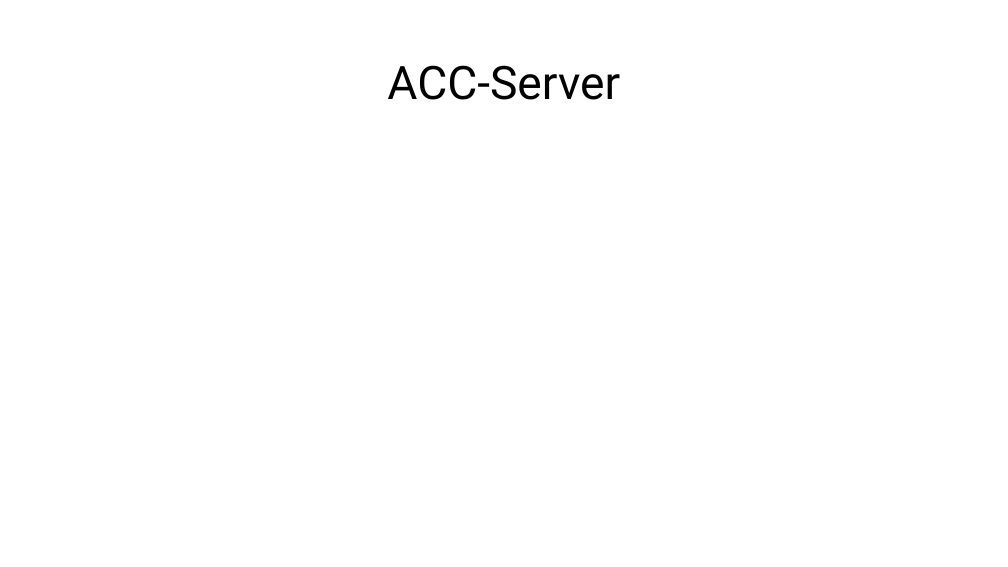
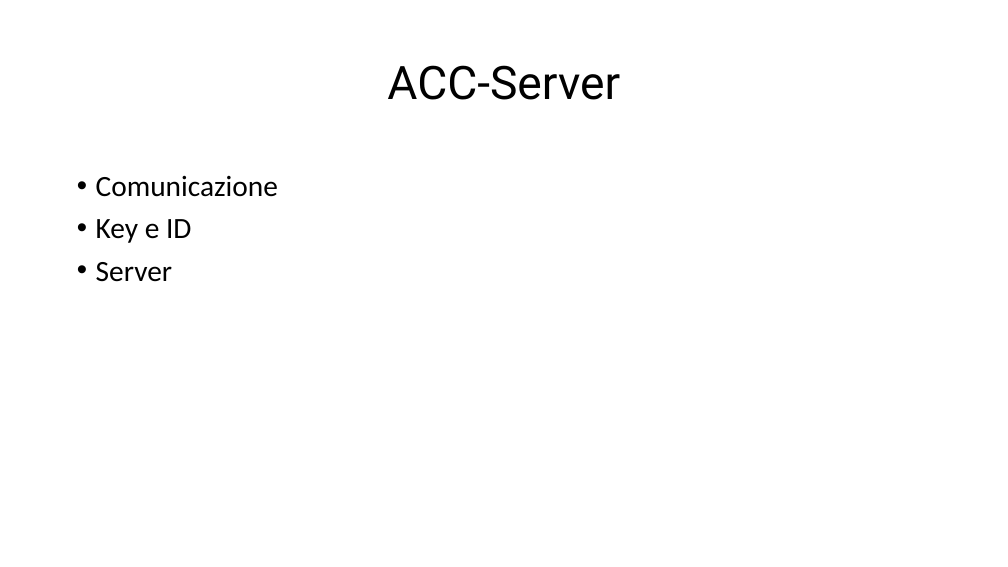
Before and after one commit to giuliobosco/domotics, a slide deck: slide 9 of presentation/domotics presentation.pptx. Drawn at 1008x567 pixels with LibreOffice and Linux fonts; fonts in the diff are those of the drawing. Boxes give left, top, right and bottom in pixels: in the first picture for what was removed or moved away, otherwise in the second. Text is boxed around its words. In the diff, an @@ line names an element or a change of style, - is before the commit and + after.

```diff
--- a/presentation/domotics presentation.pptx
+++ b/presentation/domotics presentation.pptx
@@ text added at (96,175,278,282), 28 pt, text #000000 @@
+• Comunicazione
+• Key e ID
+• Server
```
Also in this commit, not shown: 3 other slides changed.
